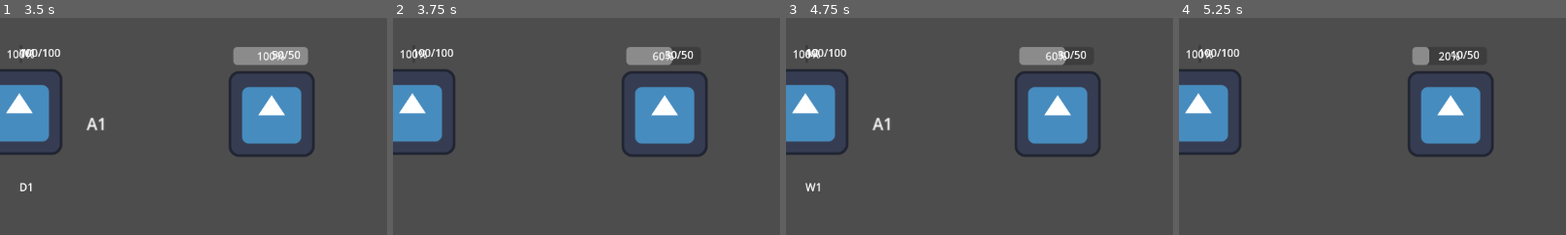
Above: before the commit, frames 1-4 (left to right).
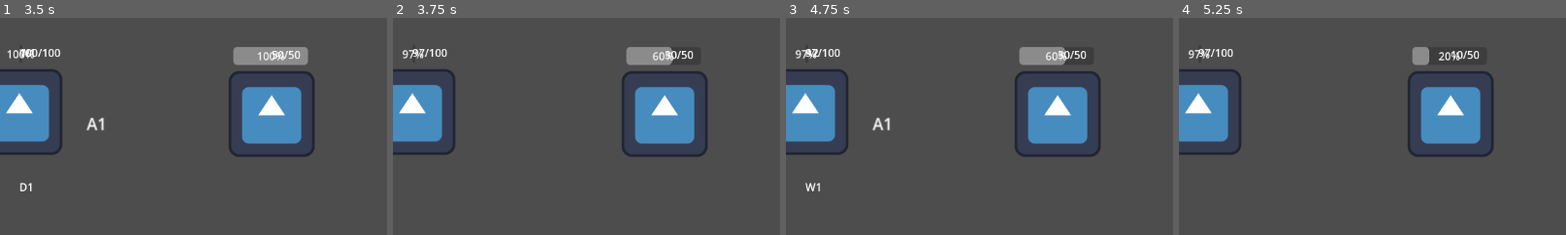
Above: after the commit, the same moments.

Repository: brunoastephan/A-Small-Simple-Quest
Game: Godot game, scene res://Scenes/title_screen.tscn
The game is run twice, just before and just after one commit, with the same random seed, the same clock (stepped at 60 frames per second) and the same inputs. The engine's default icon, where the game draws it, is replaced by a stand-in: a white triangle on a blue panel in a dark square.
Inputs (mouse positions are % of the whole screen's width and height, from its top left):
- Up to frame 1 (3.5 s): click (53, 75) at 0.5 s; tap Enter at 1.25 s; hold Z (ui-accept) 1.28-2.03 s; tap X (ui-select) at 2.1 s; tap Z (ui-accept) at 2.75 s; hold Z (ui-accept) from 2.78 s (still down)
- Up to frame 2 (3.75 s): release Z (ui-accept) at 3.53 s; tap X (ui-select) at 3.6 s
- Up to frame 3 (4.75 s): tap Z (ui-accept) at 4.25 s; hold Z (ui-accept) from 4.28 s (still down)
- Up to frame 4 (5.25 s): release Z (ui-accept) at 5.03 s; tap X (ui-select) at 5.1 s
The pictures show only the part of the screen within x 18-68%, y 0-50%; the shares and areas given below are measured in that part.

Frame 1 is identical in both runs. In frame 2, 0.3% of the frame differs, in the area x 2-16%, y 14-19%; in frame 3, 0.3%; in frame 4, 0.3%.

Commit message:
[feat] makes enemy attack intermittently
Makes Enemy attack intermittently and it does affect Player health already.

Diff:
--- a/a-small,-simple-quest/Scenes/enemy.tscn
+++ b/a-small,-simple-quest/Scenes/enemy.tscn
@@ -10,6 +10,8 @@
 max_health = 50
 attack_damage = 8
 defense_value = 3
+attack_cooldown = 3.0
+attack_chance = 0.7
 metadata/_custom_type_script = "uid://dj3lx717e2glo"
 
 [node name="Enemy" type="Node2D"]
@@ -30,3 +32,5 @@
 [node name="Label" type="Label" parent="HealthBar"]
 offset_right = 40.0
 offset_bottom = 23.0
+
+[node name="AttackTimer" type="Timer" parent="."]
--- a/a-small,-simple-quest/Scenes/player.tscn
+++ b/a-small,-simple-quest/Scenes/player.tscn
@@ -6,7 +6,7 @@
 [ext_resource type="Resource" uid="uid://bt1ef2sbogswx" path="res://ScriptsAndResources/ActionPool/base_action_pool.tres" id="5_3smsa"]
 [ext_resource type="Texture2D" uid="uid://d1o5m3t1tgy8e" path="res://Assets/TestIcons/icon.svg" id="5_fkybt"]
 
-[node name="Player" type="Node2D"]
+[node name="Player" type="Node2D" groups=["player"]]
 script = ExtResource("1_v0iea")
 
 [node name="CircularMenu" type="Node2D" parent="." node_paths=PackedStringArray("pool_manager")]
--- a/a-small,-simple-quest/ScriptsAndResources/Enemy/enemy.gd
+++ b/a-small,-simple-quest/ScriptsAndResources/Enemy/enemy.gd
@@ -4,15 +4,34 @@
 @export var resource : EnemyResource
 @onready var health_bar = $HealthBar/ProgressBar
 @onready var health_text = $HealthBar/Label
+@onready var attack_timer = $AttackTimer
+
+var player_ref : Player
 
 func _ready():
 	if resource:
 		max_health = resource.max_health
 		current_health = max_health
 		update_health_display()
+		attack_timer.wait_time = resource.attack_cooldown
+		attack_timer.start()
 
-	# Connect health changed signal
 	health_changed.connect(_on_health_changed)
+	attack_timer.timeout.connect(_attempt_attack)
+
+func _attempt_attack():
+	if not is_instance_valid(player_ref):
+		# Find player if we don't have a reference
+		player_ref = get_tree().get_first_node_in_group("player")
+		if not player_ref: return
+
+	if randf() <= resource.attack_chance:
+		_attack_player()
+
+func _attack_player():
+	print(resource.display_name, " attacks!")
+	player_ref.take_damage(resource.attack_damage)
+	# Add visual attack animation here later
 
 func _on_health_changed(_new_health, _max_health):
 	update_health_display()
--- a/a-small,-simple-quest/ScriptsAndResources/Enemy/enemy_resource.gd
+++ b/a-small,-simple-quest/ScriptsAndResources/Enemy/enemy_resource.gd
@@ -1,4 +1,3 @@
-# enemy_resource.gd
 class_name EnemyResource
 extends Resource
 
@@ -6,3 +5,5 @@
 @export var max_health := 50
 @export var attack_damage := 8
 @export var defense_value := 3
+@export var attack_cooldown := 3.0  # Seconds between attacks
+@export var attack_chance := 0.7    # 70% chance to attack when cooldown ends
